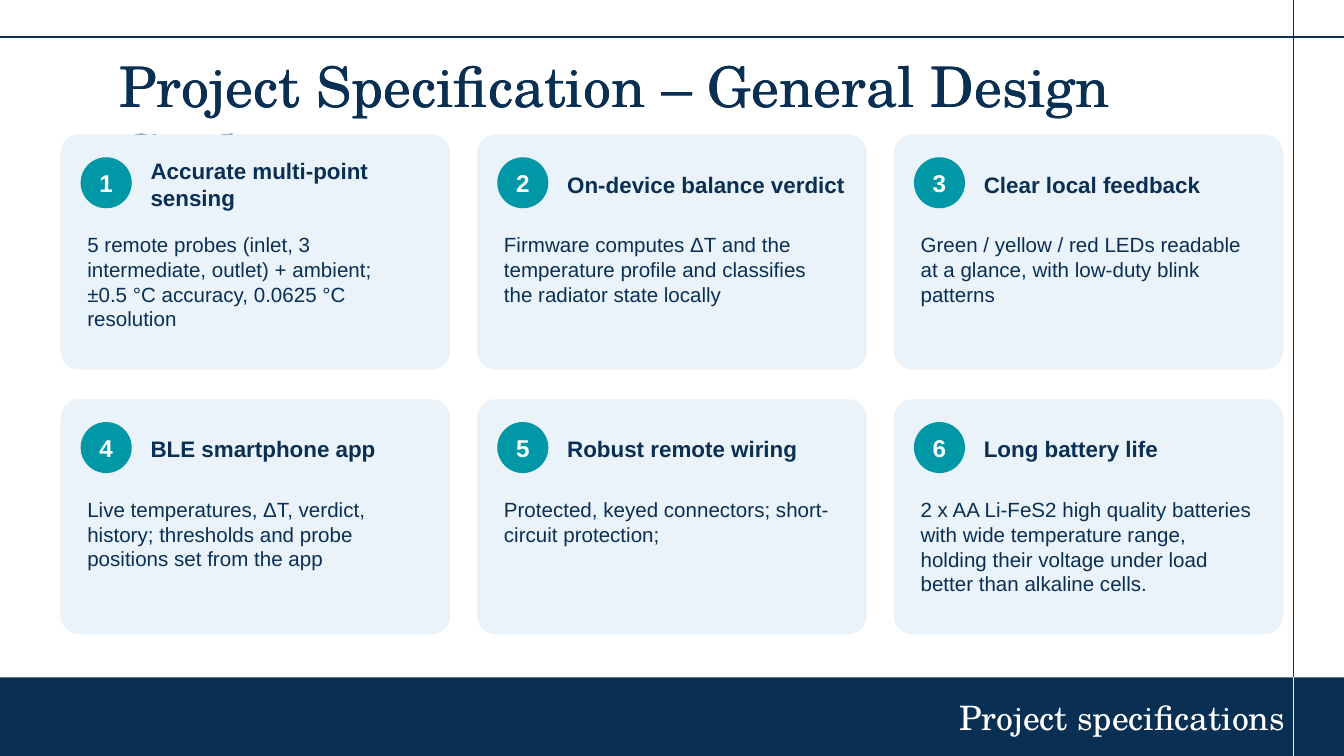
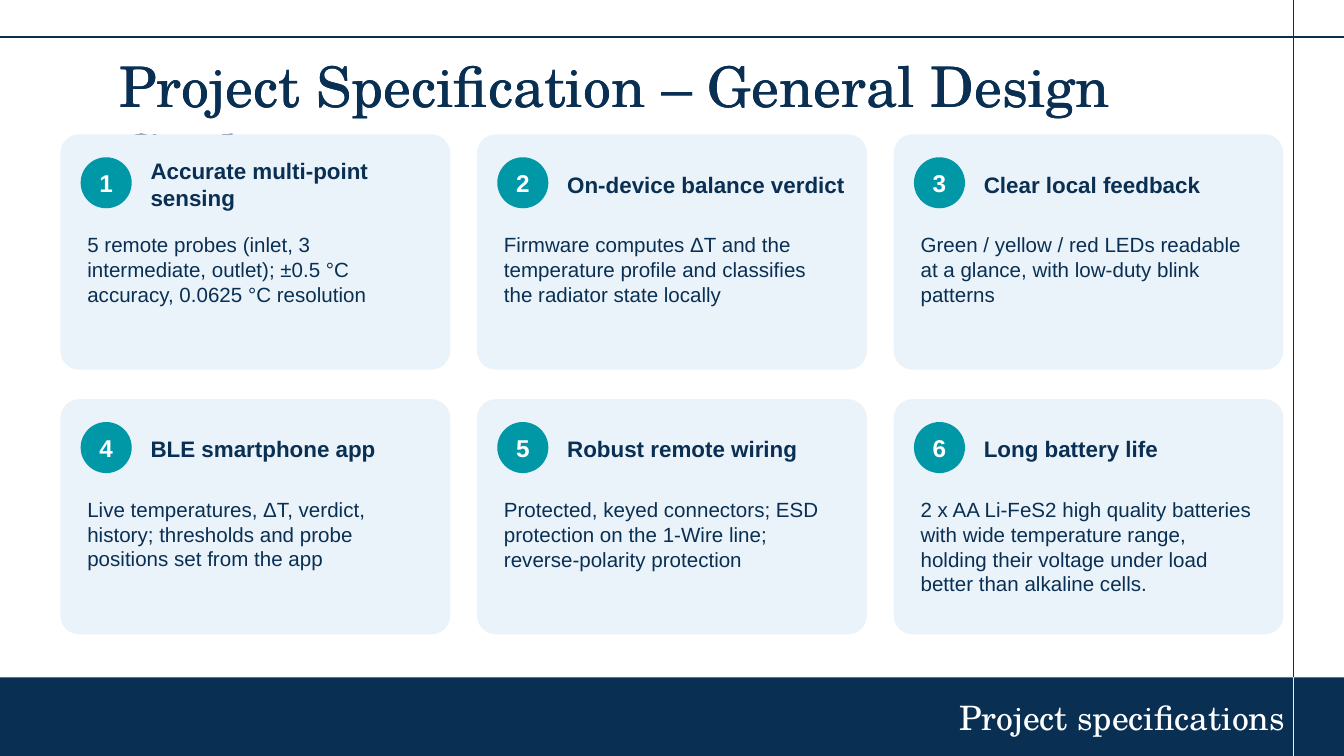
Before and after one commit to garcianeilangelo-crypto/ESE_RADIATOR, a slide deck: slide 3 of Radiator_Balance .pptx. Drawn at 1344x756 pixels with LibreOffice and Linux fonts; fonts in the diff are those of the drawing; background and template pictures are left out. Boxes give left, top, right and bottom in pixels: in the first picture for what was removed or moved away, otherwise in the second. Text is boxed around its words. In the diff, an @@ line names an element or a change of style, - is before the commit and + after.

```diff
--- a/Radiator_Balance .pptx
+++ b/Radiator_Balance .pptx
@@ text at <box>87,237,366,307</box>: text changed @@
-5 remote probes (inlet, 3 intermediate, outlet) + ambient; ±0.5 °C accuracy, 0.0625 °C resolution
+5 remote probes (inlet, 3 intermediate, outlet); ±0.5 °C accuracy, 0.0625 °C resolution
@@ text at <box>504,502,818,571</box>: text changed @@
-Protected, keyed connectors; short-circuit protection;
+Protected, keyed connectors; ESD protection on the 1-Wire line; reverse-polarity protection
```
Also in this commit, not shown: 15 other slides changed, 2 slides added, 24 other files.
